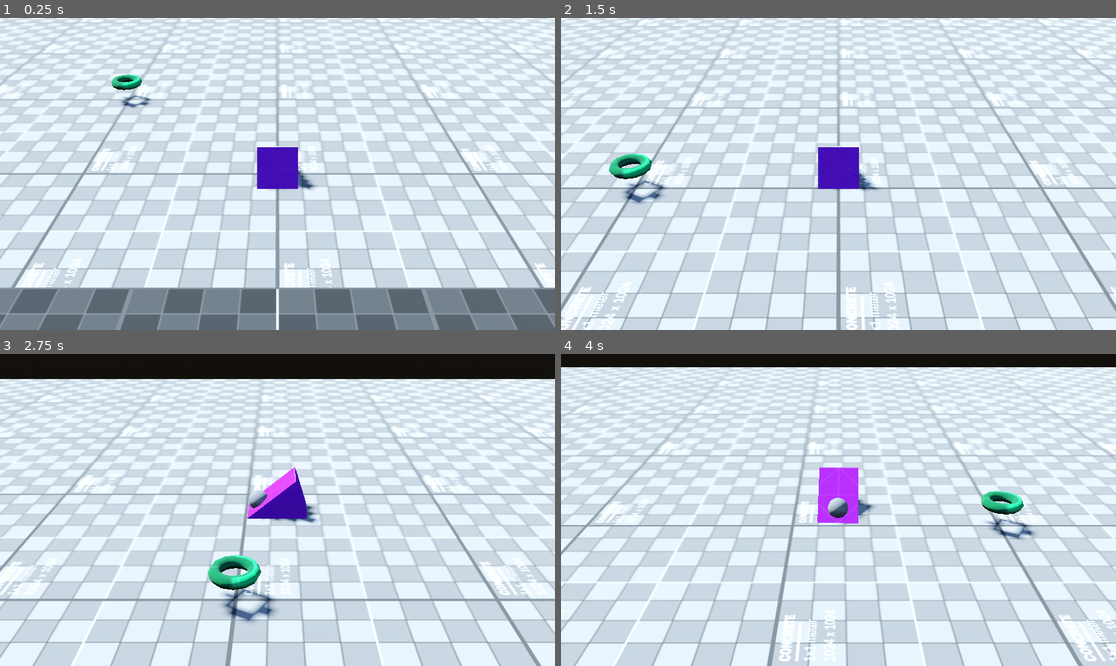
Above: before the commit, frames 1-4 (two rows, left to right).
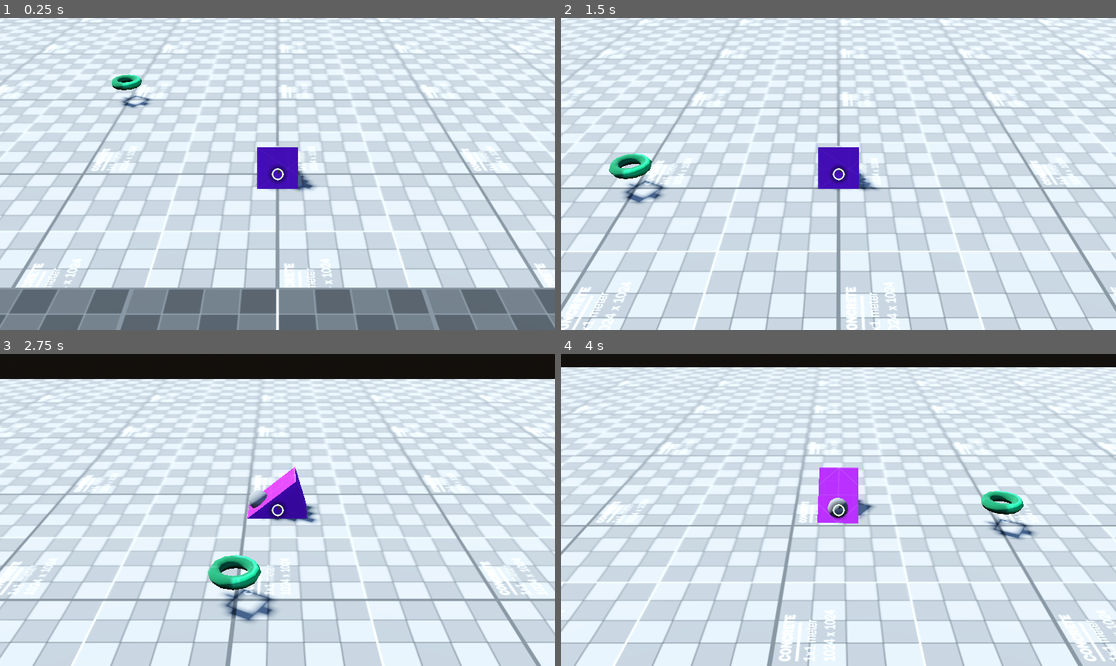
Above: after the commit, the same moments.

Repository: lithopsiouu/you-rat
Game: Godot game, scene res://Scenes/test/main test room.tscn
The game is run twice, just before and just after one commit, with the same random seed, the same clock (stepped at 60 frames per second) and the same inputs.
Inputs (mouse positions are in pixels of both pictures, inside the frame that each line leads up to):
- Up to frame 1 (0.25 s): no input
- Up to frame 2 (1.5 s): tap Enter at 0.5 s; move the mouse to (810, 236) at 0.52 s; hold W (move_forward) from 0.53 s (still down); click (810, 236) at 0.6 s; move the mouse to (1005, 220) at 1.27 s; click (1005, 220) at 1.35 s
- Up to frame 3 (2.75 s): move the mouse to (111, 463) at 2.02 s; release W (move_forward) at 2.03 s; hold A (move_left) from 2.03 s (still down); tap Down (rotate_cam_down) at 2.1 s; click (111, 463) at 2.3 s
- Up to frame 4 (4 s): move the mouse to (866, 510) at 2.77 s; tap Left (rotate_cam_left) at 2.85 s; click (866, 510) at 3.05 s; move the mouse to (755, 432) at 3.52 s; release A (move_left) at 3.53 s; hold S (move_backward) from 3.53 s (still down); tap Right (rotate_cam_right) at 3.6 s; click (755, 432) at 3.8 s

The runs differ from the first frame. In frame 1, 0.3% of the frame differs, in the area x 6-90%, y 18-88%; in frame 2, 0.1%; in frame 3, 0.1%; in frame 4, 0.1%.

Commit message:
add interaction prompt progress bar
- scrappy functionality, revisit later

Diff:
--- a/Scenes/Autoloaded/interaction_prompt.tscn
+++ b/Scenes/Autoloaded/interaction_prompt.tscn
@@ -1,6 +1,7 @@
-[gd_scene load_steps=3 format=3 uid="uid://b7xkhnwvhbnb5"]
+[gd_scene load_steps=4 format=3 uid="uid://b7xkhnwvhbnb5"]
 
 [ext_resource type="Script" uid="uid://dll1l3i8dx5kx" path="res://Scripts/Autoloaded/interaction_prompt_handler.gd" id="2_l15so"]
+[ext_resource type="Texture2D" uid="uid://b6qaylgwiwcm8" path="res://Assets/Materials/Textures/Dev/kenney_prototypeTextures/PNG/Light/texture_01.png" id="2_rdmmr"]
 
 [sub_resource type="StyleBoxFlat" id="StyleBoxFlat_l15so"]
 draw_center = false
@@ -17,7 +18,6 @@
 shadow_size = 10
 
 [node name="CanvasLayer" type="CanvasLayer"]
-visible = false
 script = ExtResource("2_l15so")
 
 [node name="Panel" type="Panel" parent="."]
@@ -35,3 +35,26 @@
 grow_vertical = 2
 pivot_offset = Vector2(25, 25)
 theme_override_styles/panel = SubResource("StyleBoxFlat_l15so")
+
+[node name="TextureProgressBar" type="TextureProgressBar" parent="Panel"]
+unique_name_in_owner = true
+modulate = Color(0.2, 0.2, 0.2, 1)
+show_behind_parent = true
+custom_minimum_size = Vector2(25, 25)
+layout_mode = 1
+anchors_preset = 8
+anchor_left = 0.5
+anchor_top = 0.5
+anchor_right = 0.5
+anchor_bottom = 0.5
+offset_left = -512.0
+offset_top = -512.0
+offset_right = 512.0
+offset_bottom = 512.0
+grow_horizontal = 2
+grow_vertical = 2
+scale = Vector2(0.02, 0.02)
+pivot_offset = Vector2(512, 512)
+value = 14.0
+fill_mode = 4
+texture_progress = ExtResource("2_rdmmr")
--- a/Scenes/test/main test room.tscn
+++ b/Scenes/test/main test room.tscn
@@ -77,9 +77,6 @@
 light_energy = 0.9
 shadow_enabled = true
 
-[node name="Player" parent="." instance=ExtResource("3_x54xf")]
-transform = Transform3D(1, 0, 0, 0, 1, 0, 0, 0, 1, 0, 0.0692671, 0)
-
 [node name="MeshInstance3D" type="MeshInstance3D" parent="."]
 transform = Transform3D(1, 0, 0, 0, 1, 0, 0, 0, 1, 1, 0.125, -1)
 mesh = SubResource("TorusMesh_qqxum")
@@ -100,3 +97,6 @@
 no_depth_test = true
 fixed_size = true
 texture = ExtResource("11_chm6s")
+
+[node name="Player" parent="." instance=ExtResource("3_x54xf")]
+transform = Transform3D(1, 0, 0, 0, 1, 0, 0, 0, 1, 0, 0.125, 0)
--- a/Scripts/Autoloaded/interaction_prompt_handler.gd
+++ b/Scripts/Autoloaded/interaction_prompt_handler.gd
@@ -5,6 +5,7 @@
 var interactor: Interactor
 var interactable: Interactable
 var can_interact: bool = false
+var interaction_time: float = 0.0
 
 func _ready() -> void:
 	await player.find_child("Interactor")
@@ -17,13 +18,38 @@
 	if can_interact:
 		$Panel.position = cam.unproject_position(interactable.global_position) - ($Panel.size/2)
 
+		if interaction_time > 0.0:
+			%TextureProgressBar.value = 100 - ((interactable.interact_timer.time_left / interaction_time) * 100)
+
 func _hide_prompt(node: Interactable) -> void:
 	self.visible = false
+	_hide_progress_bar(false)
+	%TextureProgressBar.value = 0.0
+	interaction_time = 0.0
 
 func _prep_prompt(node: Interactable) -> void:
 	interactable = node
+	_get_interaction_timed(interactable)
 	_set_can_interact(true)
 	self.visible = true
 
 func _set_can_interact(value: bool) -> void:
 	can_interact = value
+
+func _get_interaction_timed(node: Interactable) -> void:
+	print(node.interact_time)
+	if node.interact_time > 0.0:
+		_hide_progress_bar(true)
+		%TextureProgressBar.value = 0.0
+		interaction_time = node.interact_time
+		node.interaction_began.connect(_show_bar)
+		node.interaction_interrupted.connect(_hide_bar)
+
+func _hide_bar() -> void:
+	%TextureProgressBar.visible = false
+
+func _show_bar() -> void:
+	%TextureProgressBar.visible = true
+
+func _hide_progress_bar(value: bool) -> void:
+	%TextureProgressBar.visible = value
--- /dev/null
+++ b/Scripts/Interaction/rb_movement.gd
@@ -0,0 +1,44 @@
+class_name RigidBodyMovement extends Component
+
+## Allows movement of the [param target] of type [RigidBody3D]
+
+var move_dir: Vector3
+var move_vel: Vector3 = Vector3.ZERO
+@export var input: PlayerInput
+@export var speed: float = 0.018
+@export var mesh: MeshInstance3D
+@export var rigid_body: RigidBody3D
+
+func _ready() -> void:
+	_is_target_null(target)
+	_is_target_null(input)
+
+
+func _process(delta: float) -> void:
+	set_move_dir(input.move_dir)
+	#mesh.look_at(target.position + Vector3(move_dir.z, 0, -move_dir.x))
+
+	if abs(move_dir.length()) > 0.0:
+
+		mesh.rotation.y = lerp_angle(mesh.rotation.y, atan2(-move_dir.z, move_dir.x), delta * 8)
+
+		move()
+
+
+func set_move_dir(new_dir) -> void:
+	if new_dir is Vector3:
+		move_dir = new_dir
+	elif new_dir is Vector2:
+		move_dir.x = new_dir.x
+		move_dir.z = new_dir.y
+
+
+func update_move_vel() -> void:
+	move_vel = move_dir * speed
+
+
+func move() -> void:
+	update_move_vel()
+	target.global_position += move_vel
+	mesh.rotation.z = 0
+	mesh.rotation.x = 0
--- a/project.godot
+++ b/project.godot
@@ -18,6 +18,15 @@
 [autoload]
 
 InteractionPrompt="*res://Scenes/Autoloaded/interaction_prompt.tscn"
+
+[file_customization]
+
+folder_colors={
+"res://Assets/Entities/": "red",
+"res://Assets/Materials/Textures/Dev/": "gray",
+"res://Scenes/": "blue",
+"res://Scripts/": "gray"
+}
 
 [global_group]
 
Not shown, added: Scripts/Interaction/rb_movement.gd.uid
